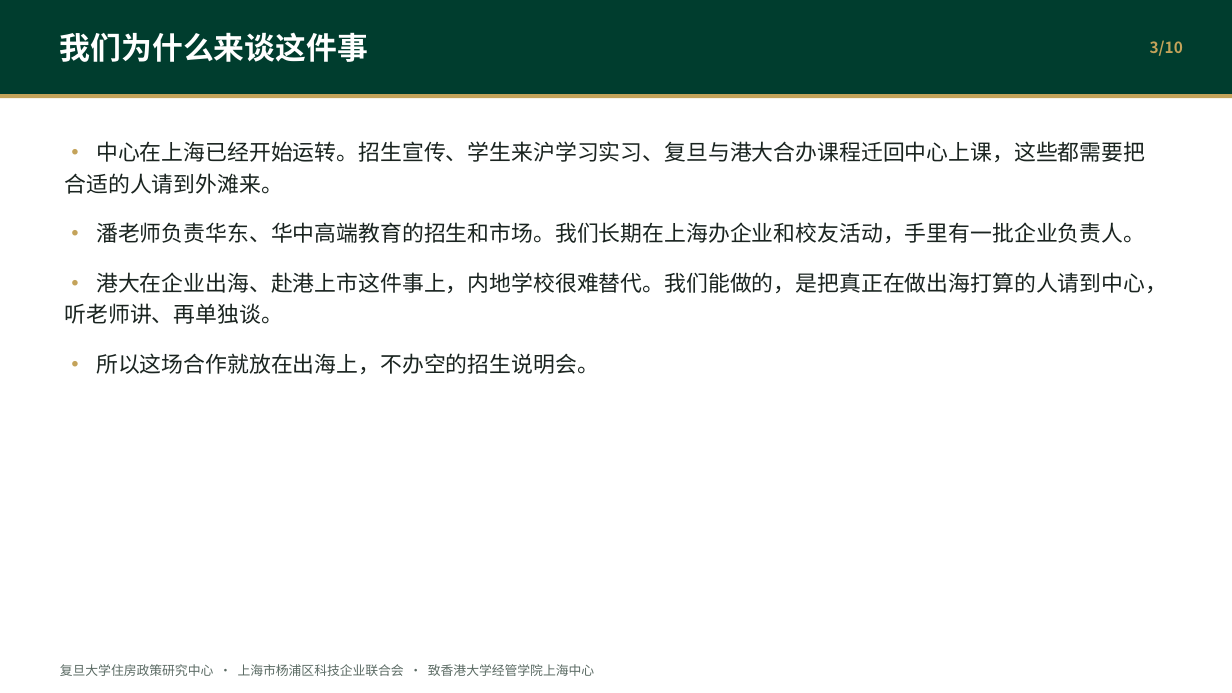
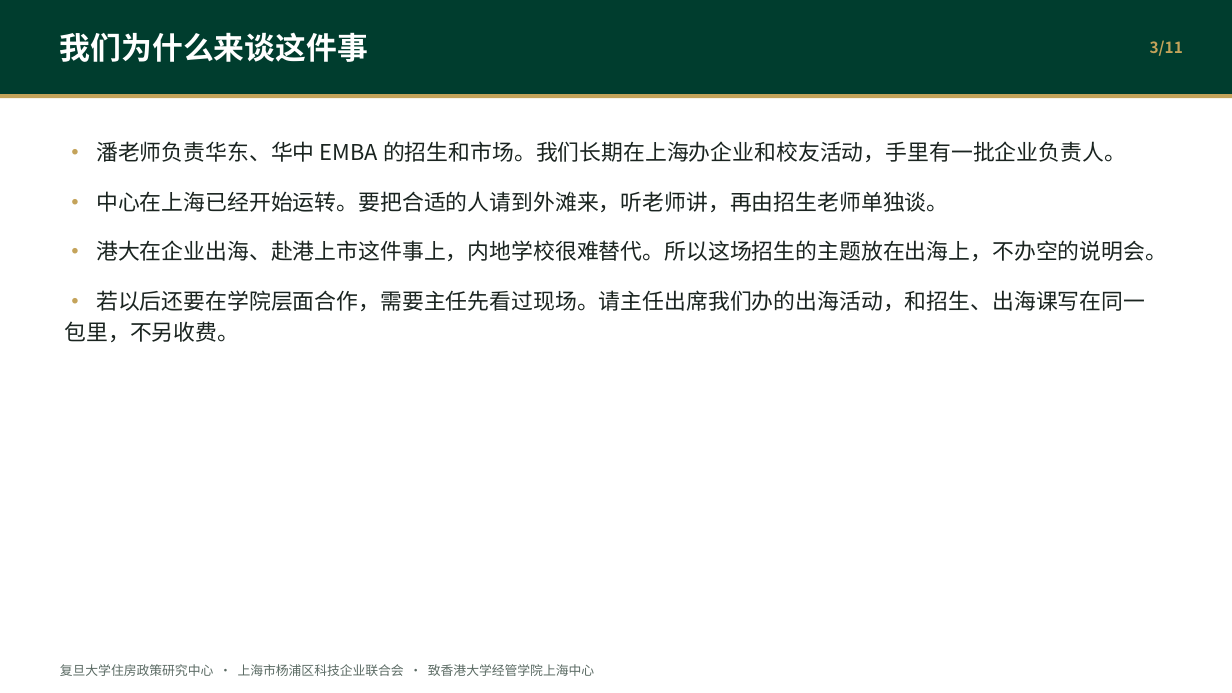
Before and after one commit to hujigang2010-maker/AIDEN, a slide deck: slide 3 of output/港大经管上海中心_联合合作汇报.pptx. Drawn at 1232x693 pixels with LibreOffice and Linux fonts; fonts in the diff are those of the drawing. Boxes give left, top, right and bottom in pixels: in the first picture for what was removed or moved away, otherwise in the second. Text is boxed around its words. In the diff, an @@ line names an element or a change of style, - is before the commit and + after.

```diff
--- a/output/港大经管上海中心_联合合作汇报.pptx
+++ b/output/港大经管上海中心_联合合作汇报.pptx
@@ text at box(1150, 40, 1183, 56): text changed @@
-3/10
+3/11
@@ text at box(64, 141, 1167, 342): text changed @@
-· 中心在上海已经开始运转。招生宣传、学生来沪学习实习、复旦与港大合办课程迁回中心上课，这些都需要把合适的人请到外滩来。
-· 潘老师负责华东、华中高端教育的招生和市场。我们长期在上海办企业和校友活动，手里有一批企业负责人。
-· 港大在企业出海、赴港上市这件事上，内地学校很难替代。我们能做的，是把真正在做出海打算的人请到中心，听老师讲、再单独谈。
-· 所以这场合作就放在出海上，不办空的招生说明会。
+· 潘老师负责华东、华中 EMBA 的招生和市场。我们长期在上海办企业和校友活动，手里有一批企业负责人。
+· 中心在上海已经开始运转。要把合适的人请到外滩来，听老师讲，再由招生老师单独谈。
+· 港大在企业出海、赴港上市这件事上，内地学校很难替代。所以这场招生的主题放在出海上，不办空的说明会。
+· 若以后还要在学院层面合作，需要主任先看过现场。请主任出席我们办的出海活动，和招生、出海课写在同一包里，不另收费。
```
Also in this commit, not shown: 9 other slides changed, 1 slide added, 6 other files.
